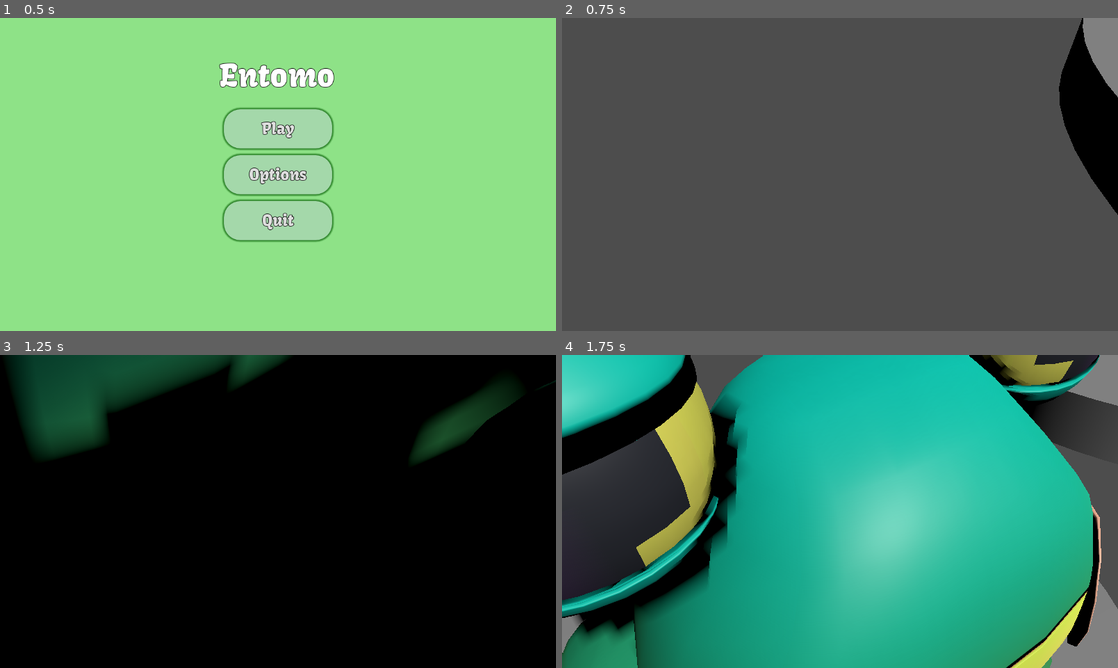
Above: before the commit, frames 1-4 (two rows, left to right).
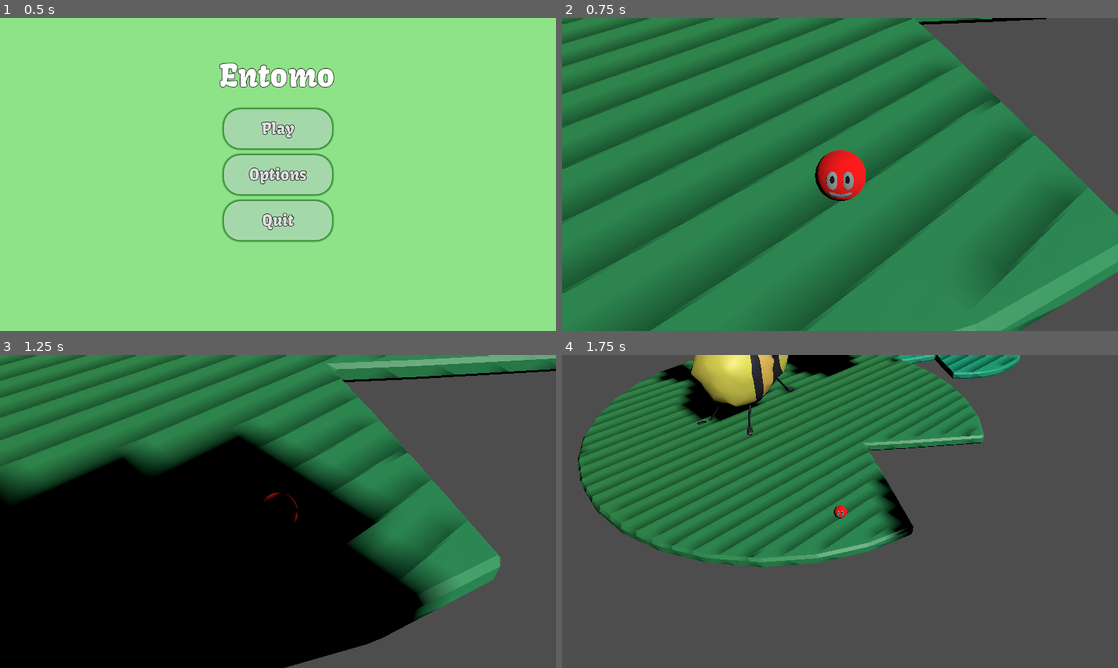
Above: after the commit, the same moments.

Repository: melonboyo/entomo
Game: Godot game, scene res://Scenes/Menus/MainMenu/MainMenu.tscn
The game is run twice, just before and just after one commit, with the same random seed, the same clock (stepped at 60 frames per second) and the same inputs.
Inputs (mouse positions are in pixels of both pictures, inside the frame that each line leads up to):
- Up to frame 1 (0.5 s): no input
- Up to frame 2 (0.75 s): click "Play" at 0.5 s
- Up to frame 3 (1.25 s): no input
- Up to frame 4 (1.75 s): tap Enter at 1.25 s; move the mouse to (962, 495) at 1.27 s; hold D (move_right) from 1.28 s (still down); tap E (interact) at 1.35 s; click (962, 495) at 1.42 s; tap Space (move_jump) at 1.52 s

Frame 1 is identical in both runs. In frame 2, 92% of the frame differs, in the area x 0-100%, y 0-100%; in frame 3, 57%; in frame 4, 96%.

Commit message:
Fix pillbug scaling bug

Diff:
--- a/Characters/Pillbug/Pillbug.tscn
+++ b/Characters/Pillbug/Pillbug.tscn
@@ -29,24 +29,24 @@
 CAMERA_SIZE = 150
 
 [node name="CollisionShape3D" parent="." index="0"]
-transform = Transform3D(20, 0, 0, 0, 20, 0, 0, 0, 20, 0, 0, 0)
+transform = Transform3D(22, 0, 0, 0, 22, 0, 0, 0, 22, 0, 0, 0)
 shape = SubResource("SphereShape3D_tdvly")
 
 [node name="MeshInstance3D" type="MeshInstance3D" parent="." index="1"]
-transform = Transform3D(20, 0, 0, 0, 20, 0, 0, 0, 20, 0, 0, 0)
+transform = Transform3D(22, 0, 0, 0, 22, 0, 0, 0, 22, 0, 0, 0)
 mesh = SubResource("SphereMesh_pxlda")
 skin = SubResource("Skin_u8r0o")
 surface_material_override/0 = SubResource("StandardMaterial3D_1o8la")
 
 [node name="RampCheckArea" type="Area3D" parent="." index="2"]
-transform = Transform3D(20, 0, 0, 0, 20, 0, 0, 0, 20, 0, 0, 0)
+transform = Transform3D(22, 0, 0, 0, 22, 0, 0, 0, 22, 0, 0, 0)
 
 [node name="CollisionShape3D" type="CollisionShape3D" parent="RampCheckArea" index="0"]
 transform = Transform3D(1.05, 0, 0, 0, 1.05, 0, 0, 0, 1.05, 0, 0, 0)
 shape = SubResource("SphereShape3D_0kang")
 
 [node name="SwitchArea" parent="." index="3"]
-transform = Transform3D(20, 0, 0, 0, 20, 0, 0, 0, 20, 0, 0, 0)
+transform = Transform3D(22, 0, 0, 0, 22, 0, 0, 0, 22, 0, 0, 0)
 
 [node name="CollisionShape3D" parent="SwitchArea" index="0"]
 shape = SubResource("CylinderShape3D_ow3bi")
--- a/Scenes/Levels/level1.tscn
+++ b/Scenes/Levels/level1.tscn
@@ -50,7 +50,7 @@
 transform = Transform3D(1.01827, 0, 0, 0, 1.01827, 0, 0, 0, 1.01827, 0, 0, 0)
 
 [node name="GameStateManager" parent="." node_paths=PackedStringArray("currentPossessedCreature", "camera", "first_flag") instance=ExtResource("2_cqo16")]
-currentPossessedCreature = NodePath("../Frog")
+currentPossessedCreature = NodePath("../Parasite")
 camera = NodePath("../CameraRoot/RotationRoot/Camera3D")
 first_flag = NodePath("../Flag")
 
@@ -67,8 +67,8 @@
 transform = Transform3D(0.421448, 0, -0.906854, 0, 1, 0, 0.906854, 0, 0.421448, 2.52931, 4.55651, 0.355372)
 game_state_manager = NodePath("../GameStateManager")
 
-[node name="PillbugNew" parent="." node_paths=PackedStringArray("game_state_manager") instance=ExtResource("4_gd3qd")]
-transform = Transform3D(0.982058, 0, 0, 0, 0.982058, 0, 0, 0, 0.982058, 164.263, 21.0076, -16.1218)
+[node name="Pillbug" parent="." node_paths=PackedStringArray("game_state_manager") instance=ExtResource("4_gd3qd")]
+transform = Transform3D(1, 0, 0, 0, 1, 0, 0, 0, 1, 164.263, 21.0076, -16.1218)
 game_state_manager = NodePath("../GameStateManager")
 
 [node name="Frog" parent="." node_paths=PackedStringArray("game_state_manager") instance=ExtResource("8_slu6r")]
